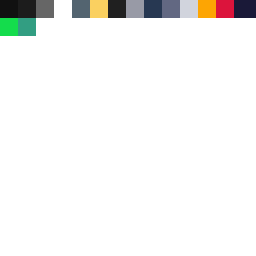
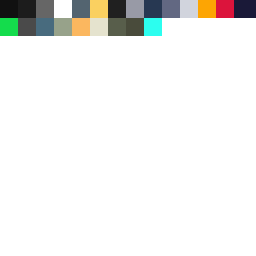
Layer changes from the first 256 × 256 image to the second:
painted on "Layer 2" over bbox(18, 18, 162, 36)
